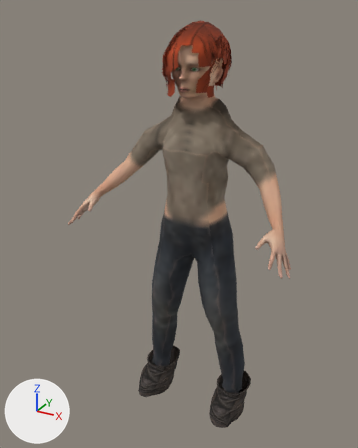
An edit to the glTF model examples/character-generator/res/models/characters/kid.glb, drawn before and after from the same camera.
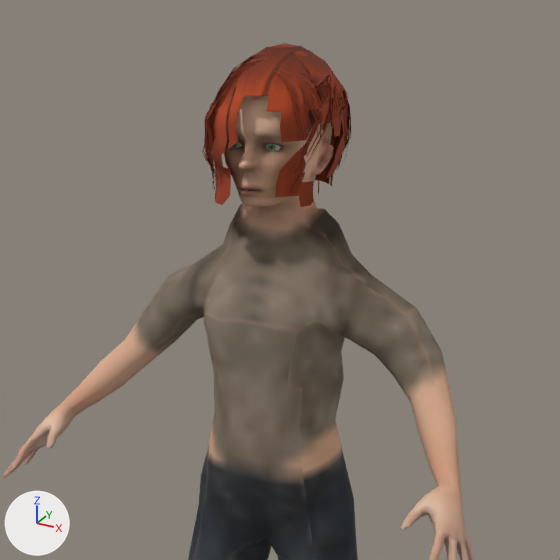
Old and new are each drawn whole from a 50 mm camera at (0.671, -1.269, 1.358) aimed at (-0.04, 0.023, 0.712) and again close up on the part from 19% to 92% of the width and 0% to 59% of the height. Lighting does not change. The marker at lower left points along +X, +Y and +Z. The last two pictures show the newer version. Vertices at exactly the same position are counted once.
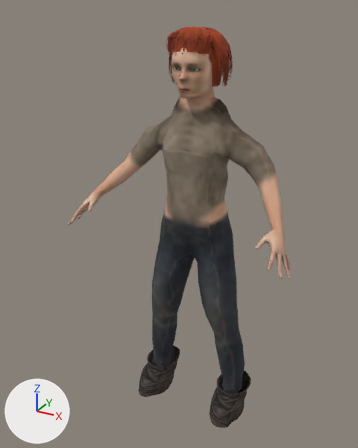
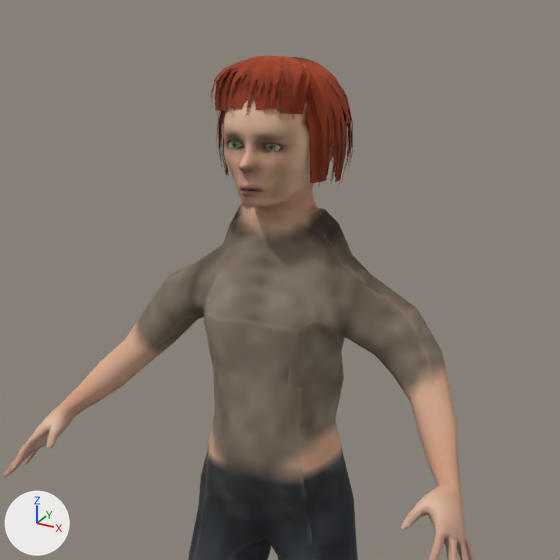
The edits, one by one:
me_mesh_0 is used by ob_mesh; location (0.0, 0.0, 0.0).
me_mesh_0 had 4230 vertices, 7287 faces and spanned x -0.375..0.375, y -0.161..0.196, z -0.007..1.321.
me_mesh_0 now has 4218 vertices, 6752 faces and spans x -0.375..0.375, y -0.161..0.173, z -0.007..1.307.
me_mesh_0 part 1: 370 vertices moved from x -0.095..0.089, y -0.037..0.196, z 1.116..1.306 to x -0.09..0.091, y -0.018..0.167, z 1.137..1.304; 1476 vertices removed from x -0.097..0.089, y -0.055..0.196, z 1.116..1.321; 1482 vertices added at x -0.092..0.092, y -0.033..0.169, z 1.137..1.307.
me_mesh_0 part 2: 200 kept faces spanning x -0.088..0.087, y 0.026..0.167, z 1.147..1.304 get new texture (UV) coordinates.
Other edits to the shape of me_mesh_0 do not show in these pictures.

Pixel boxes [x1, y1, x2, y2] of what changed, in the close-ups (560 x 560 px; the box of a moved part takes in the faces that stretch with it):
'Mesh', reshaped
    before: [3, 43, 475, 560]
    after: [3, 56, 475, 560]
part 1 of me_mesh_0, moved or reshaped
    before: [202, 43, 351, 207]
    after: [211, 56, 353, 187]
part 2 of me_mesh_0, surface changed
    before: [207, 59, 348, 189]
    after: [221, 58, 348, 147]
